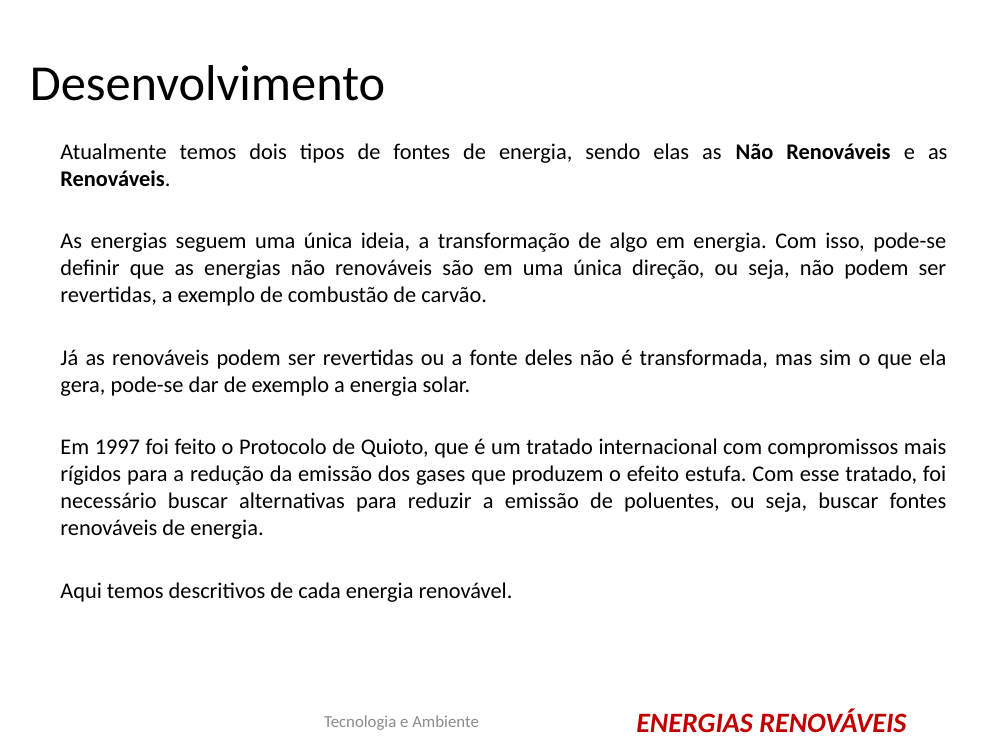
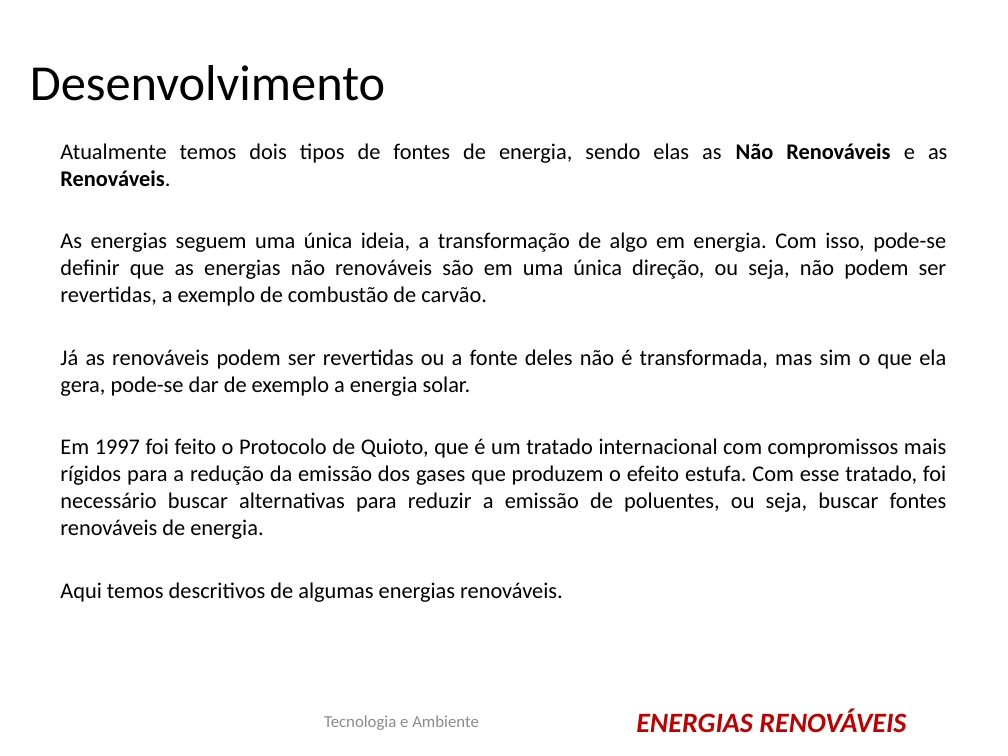
Before and after one commit to cMatheusBRibeiro/energias-renovaveis, a slide deck: slide 6 of Energias Renovaveis.pptx. Drawn at 1008x756 pixels with LibreOffice and Linux fonts; fonts in the diff are those of the drawing; background and template pictures are left out. Boxes give left, top, right and bottom in pixels: in the first picture for what was removed or moved away, otherwise in the second. Text is boxed around its words. In the diff, an @@ line names an element or a change of style, - is before the commit and + after.

```diff
--- a/Energias Renovaveis.pptx
+++ b/Energias Renovaveis.pptx
@@ text at (60, 582, 563, 602): text changed @@
-Aqui temos descritivos de cada energia renovável.
+Aqui temos descritivos de algumas energias renováveis.
```
